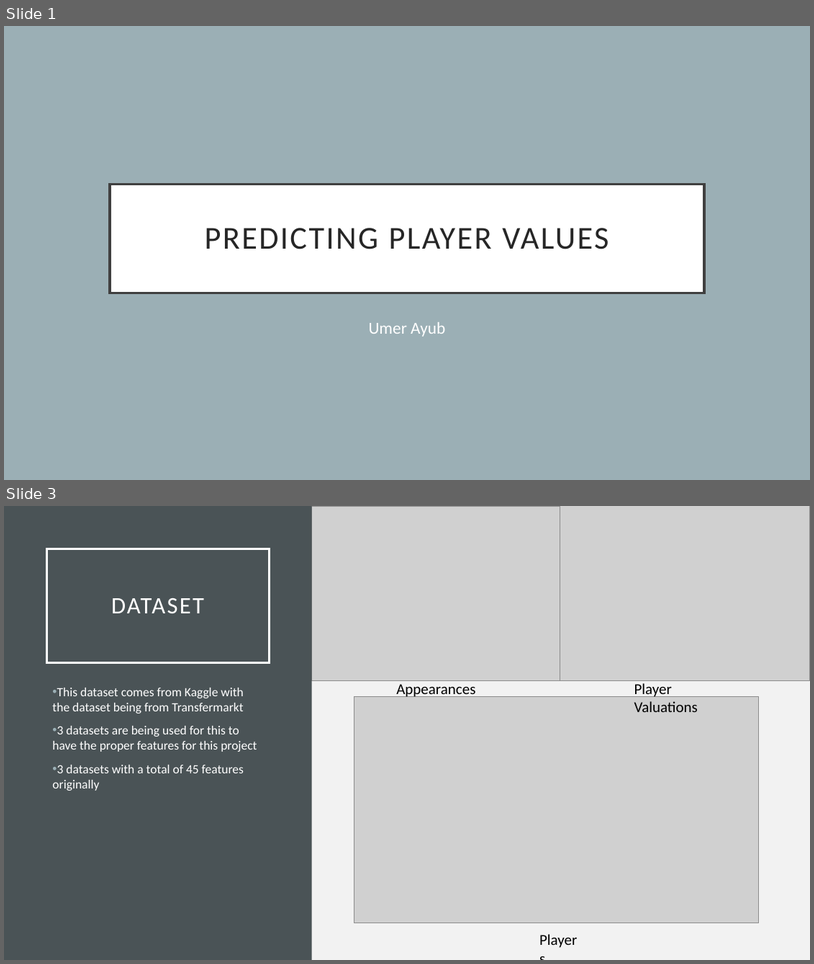
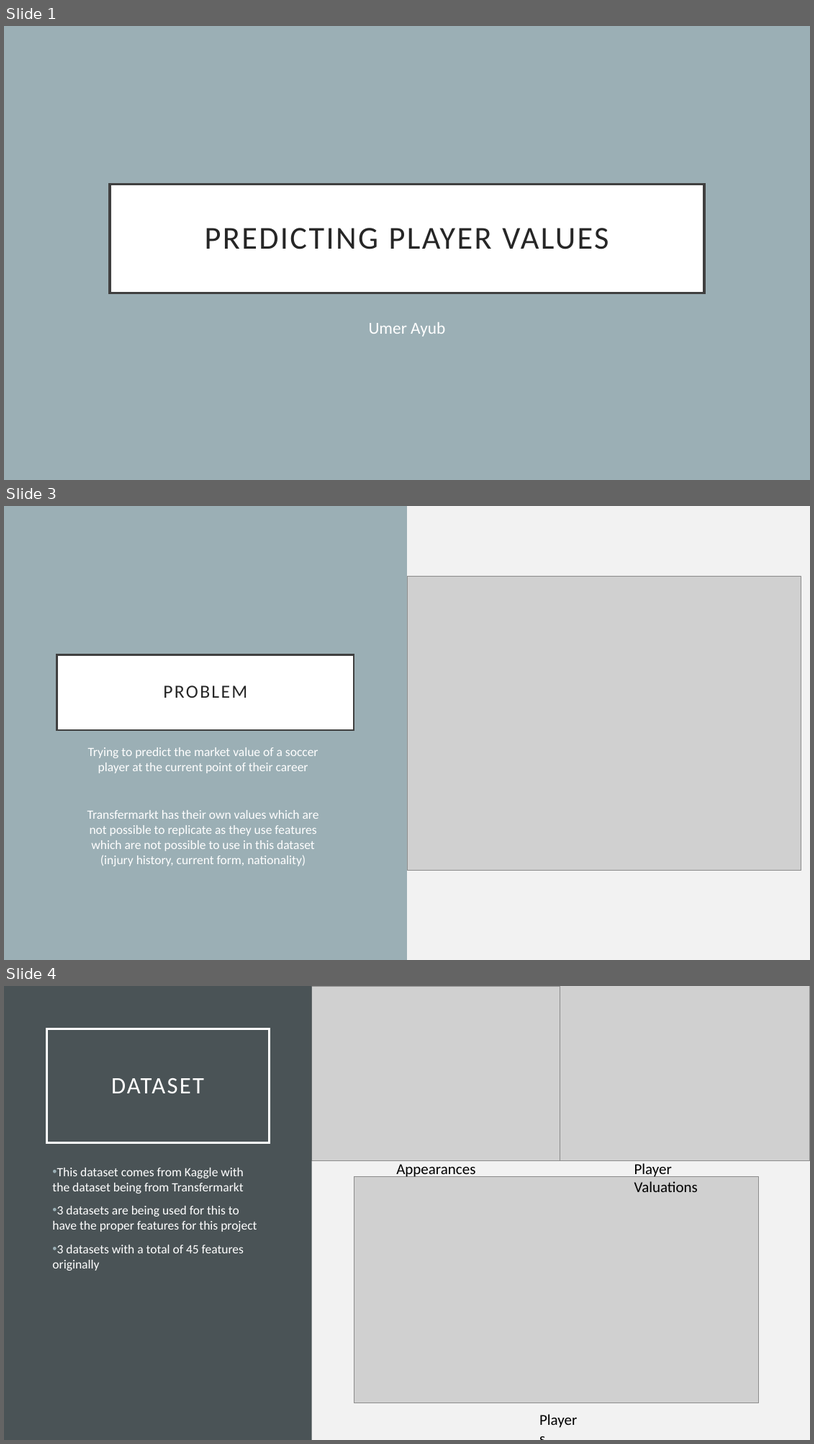
Before and after one commit to uaayub/MarketValuesSoccer, a slide deck: CSC382 Project Presentation.pptx. Shown one above the other, each under a label of ours: slides 1 and 3 before the commit, slides 1, 3 and 4 after it; the slides between them are not shown. The pictures are 814x964 and 814x1444 pixels, drawn with LibreOffice and Linux fonts; fonts in the diff are those of the drawing; grey boxes stand for pictures. Boxes give left, top, right and bottom in pixels: in the first picture for what was removed or moved away, otherwise in the second. Text is boxed around its words. In the diff, an @@ line names an element or a change of style, - is before the commit and + after.

```diff
--- a/CSC382 Project Presentation.pptx
+++ b/CSC382 Project Presentation.pptx
@@ slide 3 added at [4,506,810,960], background #F2F2F2; not listed: 1 template element that a slide beside it also shows @@
@@ picture added at [407,576,802,870] @@
@@ title added at [57,654,354,730], fill #FFFFFF, outline #404040 2.5 pt, 22 pt, text #262626 @@
+PROBLEM
@@ text added at [88,747,319,866], 15 pt, text #FFFFFF @@
+Trying to predict the market value of a soccer player at the current point of their career
+Transfermarkt has their own values which are not possible to replicate as they use features which are not possible to use in this dataset (injury history, current form, nationality)
@@ what was slide 3 is now slide 4 @@
```
Also in this commit, not shown: 4 slides changed, 2 other slides added.
